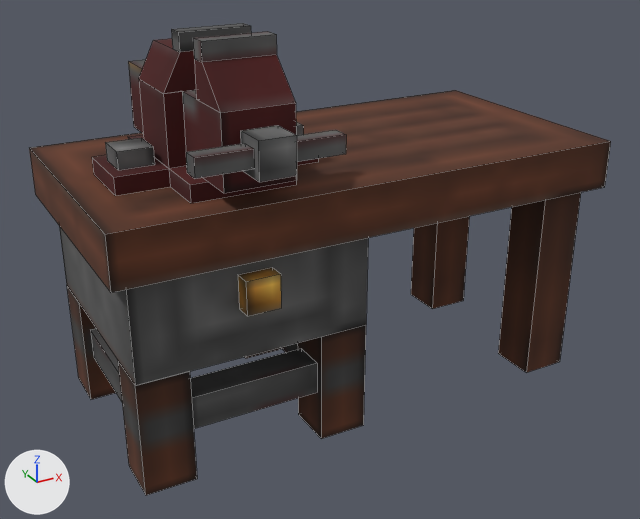
The OBJ model src/main/resources/assets/immersiveengineering/models/workbench.obj as it was, and as the next commit left it.
One viewpoint serves both versions: a camera (50 mm lens) standing at (-1.6, -2.89, 1.96) and looking at (-0.07, -0.11, 0.58). The lights are fixed; the arrows at lower left show +X, +Y and +Z. Mesh edges are drawn as thin lines. Where no turn or scale is listed for an object, it has been applied to the vertices.
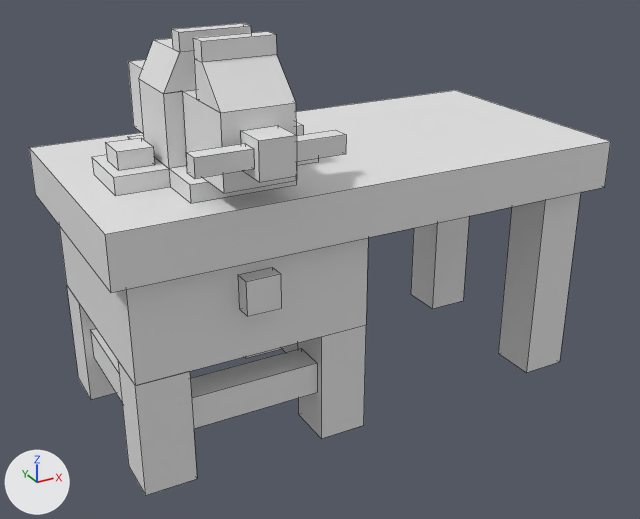
Commit message: Fixed model files for workbench

Pixel boxes (x1, y1, x2, y2) of what changed, in the pictures (640 x 519 px):
'cube0', recoloured: (29, 23, 611, 495) in both

What changed in the scene script:
```text
Change me_cube0:
    where me_cube0.from_pydata(...)  # 204 vertices, 131 faces; spans x -1.0..1.0, y -0.62..0.5, z 0.0..1.5
    remove me_cube0.materials.append(mat_none)  # picture img_workbench_png
```
